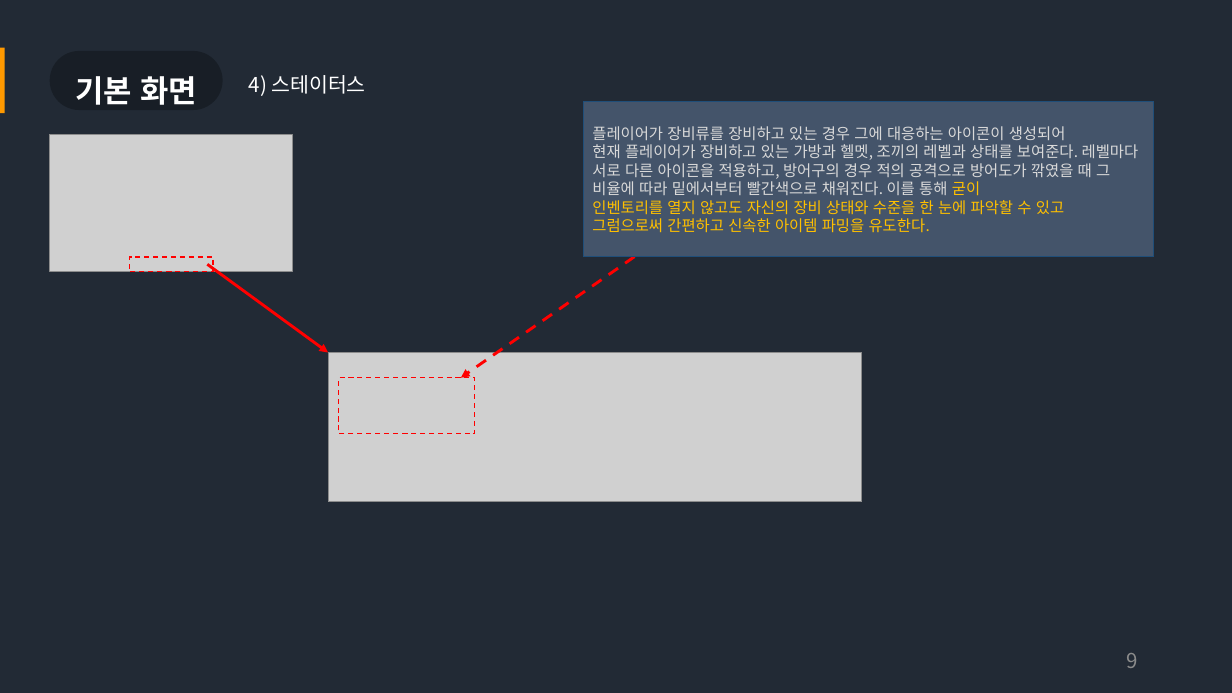
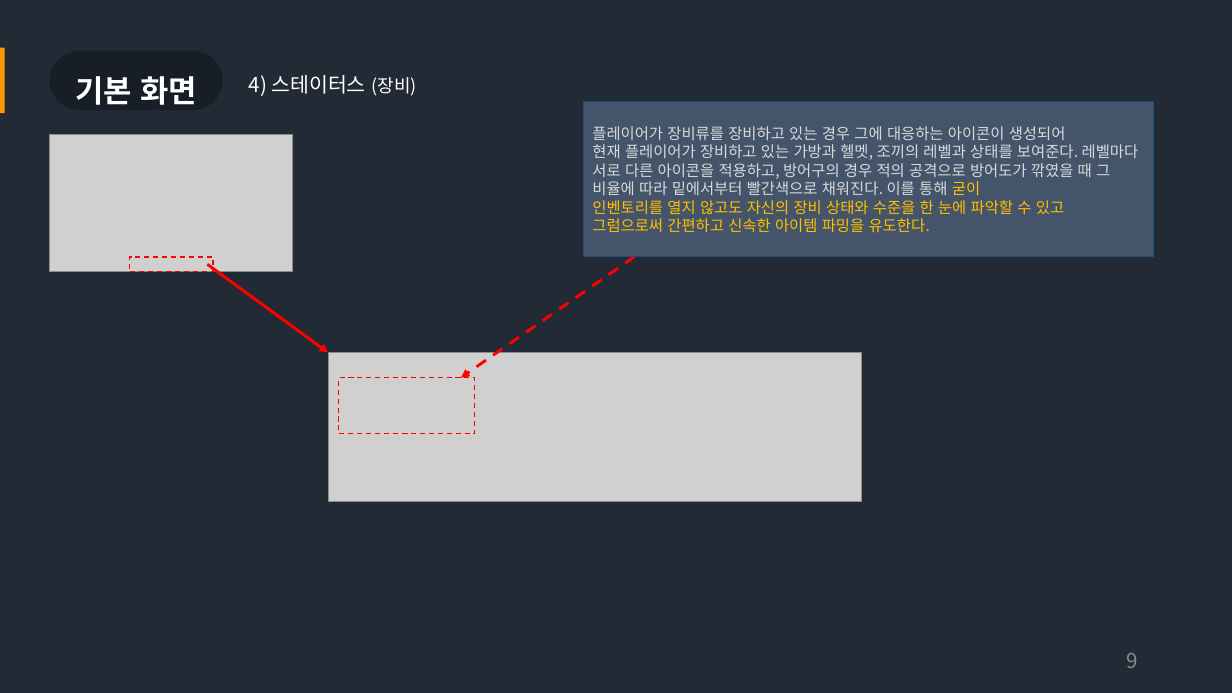
Before and after one commit to Bumizi/GameDesign, a slide deck: slide 9 of 3-1 기획 포트폴리오 작성/PUBG 전투 UI 역기획서.pptx. Drawn at 1232x693 pixels with LibreOffice and Linux fonts; fonts in the diff are those of the drawing; grey boxes stand for pictures. Boxes give left, top, right and bottom in pixels: in the first picture for what was removed or moved away, otherwise in the second. Text is boxed around its words. In the diff, an @@ line names an element or a change of style, - is before the commit and + after.

```diff
--- a/3-1 기획 포트폴리오 작성/PUBG 전투 UI 역기획서.pptx
+++ b/3-1 기획 포트폴리오 작성/PUBG 전투 UI 역기획서.pptx
@@ text at [249, 75, 417, 96]: text changed @@
-4) 스테이터스
+4) 스테이터스 (장비)
```
Also in this commit, not shown: 1 other slide changed, 2 slides added.
